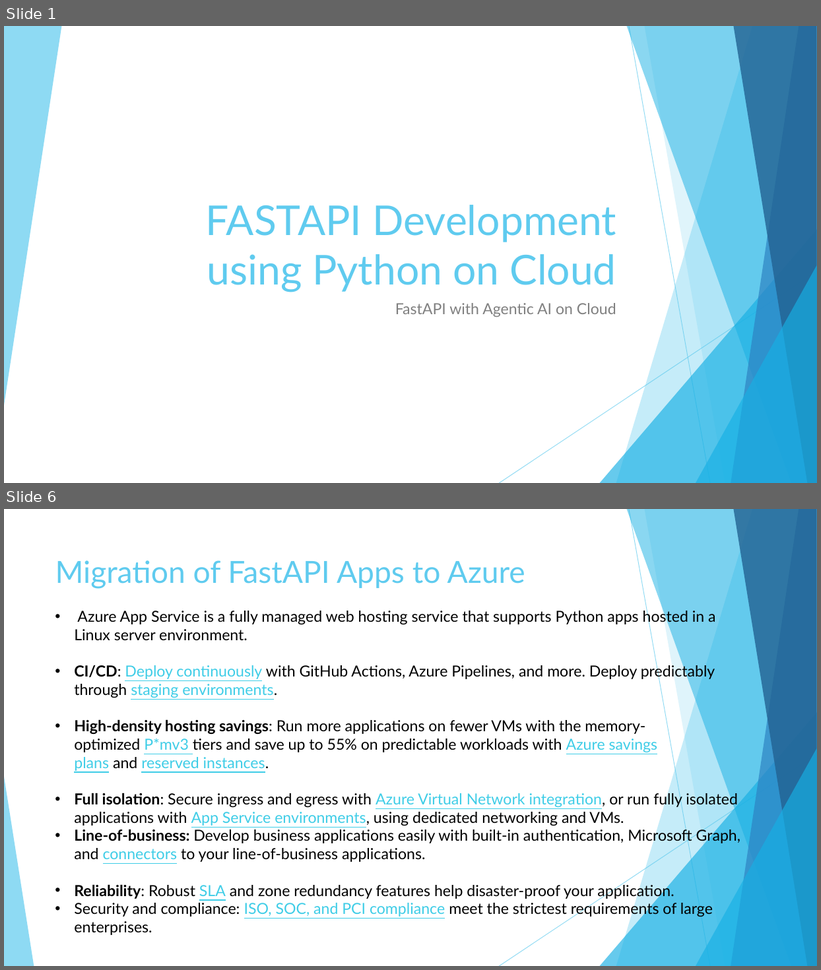
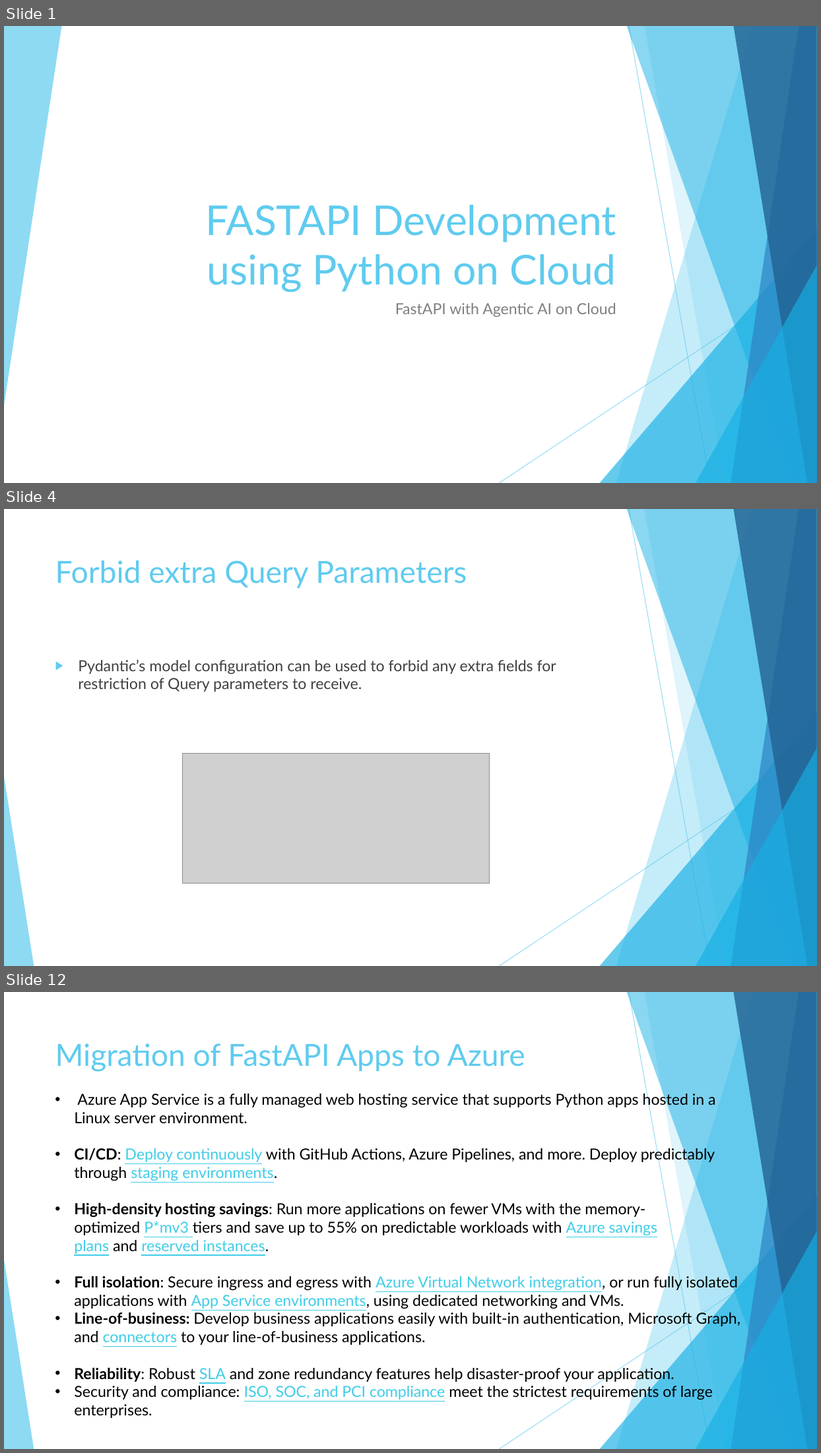
Before and after one commit to imcuteani/FastAPI-PythonAI-Development, a slide deck: Slides/Day-3/FASTAPI Development using Python on Cloud-Day3.pptx. Shown one above the other, each under a label of ours: slides 1 and 6 before the commit, slides 1, 4 and 12 after it; the slides between them are not shown. The pictures are 821x970 and 821x1453 pixels, drawn with LibreOffice and Linux fonts; fonts in the diff are those of the drawing; grey boxes stand for pictures. Boxes give left, top, right and bottom in pixels: in the first picture for what was removed or moved away, otherwise in the second. Text is boxed around its words. In the diff, an @@ line names an element or a change of style, - is before the commit and + after.

```diff
--- a/Slides/Day-3/FASTAPI Development using Python on Cloud-Day3.pptx
+++ b/Slides/Day-3/FASTAPI Development using Python on Cloud-Day3.pptx
@@ slide 4 added at (x1=4, y1=509, x2=817, y2=966), background #FFFFFF; not listed: 10 template elements that a slide beside it also shows @@
@@ title added at (x1=55, y1=560, x2=467, y2=588), 36 pt, text #5FCBEF @@
+Forbid extra Query Parameters
@@ text added at (x1=78, y1=659, x2=556, y2=692), 18 pt, text #404040 @@
+▶ Pydantic’s model configuration can be used to forbid any extra fields for restriction of Query parameters to receive.
@@ picture added at (x1=183, y1=754, x2=490, y2=884) @@
@@ what was slide 6 is now slide 12 @@
```
Also in this commit, not shown: 3 slides changed, 11 other slides added, 8 other files.
